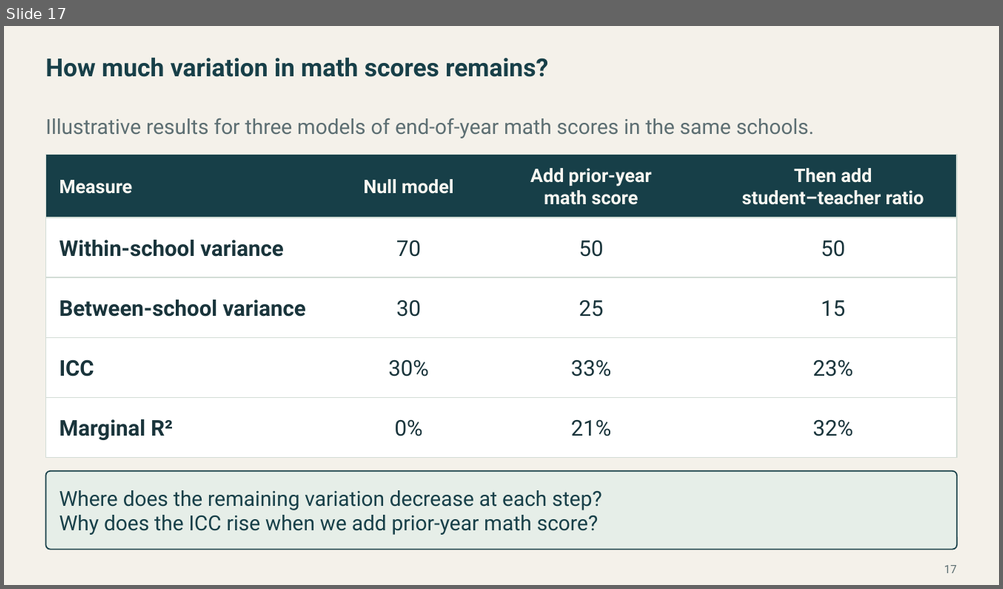
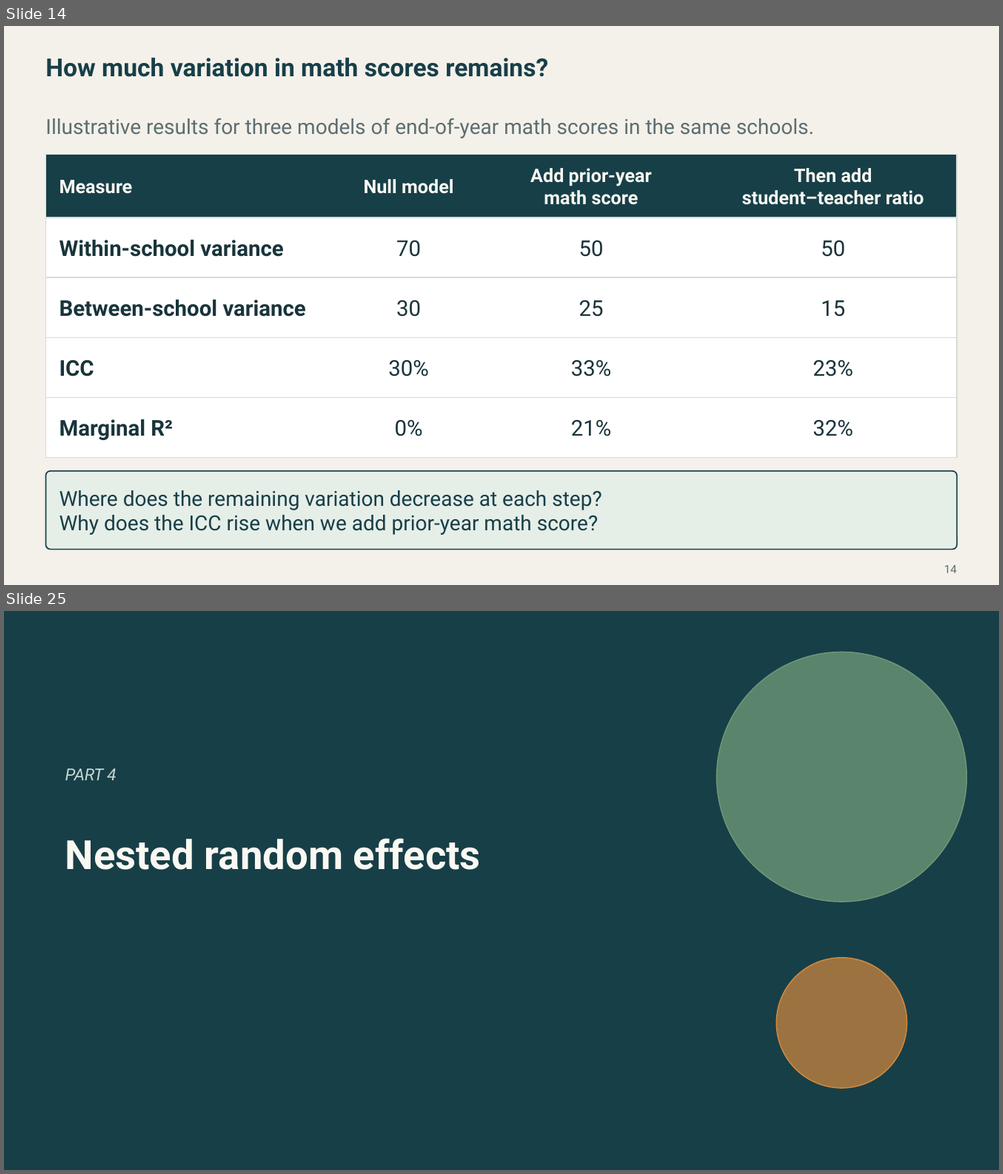
Before and after one commit to Postmus/BeyondMLR, a slide deck: lectures_2627/week3/Beyond_MLR_Week_3.pptx. Shown one above the other, each under a label of ours: slide 17 before the commit, slides 14 and 25 after it; the slides between them are not shown. The pictures are 1003x589 and 1003x1174 pixels, drawn with LibreOffice and Linux fonts; fonts in the diff are those of the drawing. Boxes give left, top, right and bottom in pixels: in the first picture for what was removed or moved away, otherwise in the second. Text is boxed around its words. In the diff, an @@ line names an element or a change of style, - is before the commit and + after.

Commit message:
Complete Week 3 lecture and add Chicago Airbnb Labs 5 and 6
Include the HbA1c case study, nested random effects analysis, and worked lab answers.

```diff
--- a/lectures_2627/week3/Beyond_MLR_Week_3.pptx
+++ b/lectures_2627/week3/Beyond_MLR_Week_3.pptx
@@ slide 25 added at (4,611,999,1170), background #173F48 @@
@@ ellipse added at (717,652,967,902), fill #6F9878 at 78% opacity, outline #6F9878 1 pt @@
@@ text added at (65,769,116,780), 16 pt, text #C8D8D2, italic @@
+PART 4
@@ text added at (65,838,481,870), 39 pt, text #FAF8F2, bold @@
+Nested random effects
@@ ellipse added at (777,958,907,1088), fill #D58A3D at 70% opacity, outline #D58A3D 1 pt @@
@@ what was slide 17 is now slide 14 @@
@@ page number at (944,565,956,574): text changed @@
-17
+14
```
Also in this commit, not shown: 1 slide changed, 19 other slides added, 4 slides removed, 36 other files.
